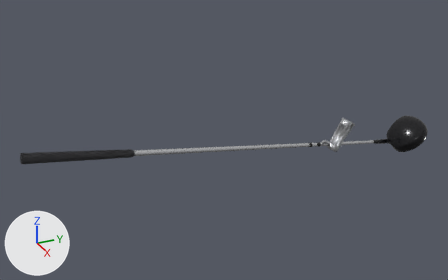
A saved change to the glTF model game/assets/golfer/free_golfer.glb.
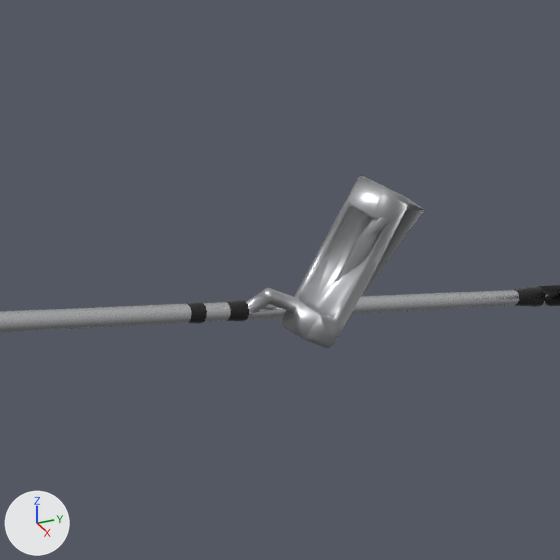
There are two pictures of each version: one whole from a 50 mm camera at (0.89, 0.097, 1.687) aimed at (-0.532, 0.738, 0.975), one close up on the part from 61% to 85% of the width and 30% to 69% of the height. Every picture has the same lights, and +X, +Y and +Z are marked at lower left. The first two pictures are the older version. Vertices at exactly the same position are counted once.

Objects in the first close-up: 'Driver_head', 'Driver_shaft', 'Iron_head', 'Putter_head'.
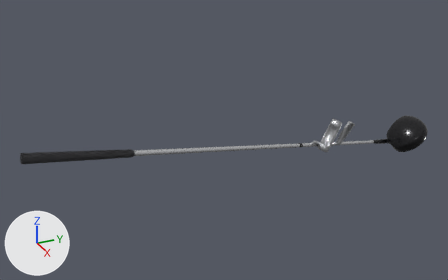
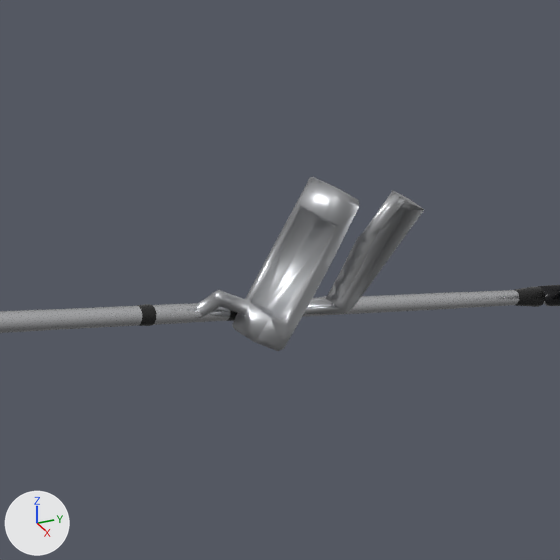
Where the change shows, as pixel boxes [x1, y1, x2, y2] in the close-ups (560 x 560 px):
'Putter_head', moved
    before: [185, 176, 408, 348]
    after: [137, 177, 359, 351]

Patch to the scene script:
```diff
--- a/game/assets/golfer/free_golfer.glb.py
+++ b/game/assets/golfer/free_golfer.glb.py
@@ me_putter_head @@
 # used by ob_putter_head; location = (0.0, 0.0, 0.0)
-me_putter_head.from_pydata(...)  # 452 vertices, 895 faces; spans x -0.5336..-0.4937, y 0.9992..1.1359, z 0.8852..0.9821
+me_putter_head.from_pydata(...)  # 452 vertices, 895 faces; spans x -0.5328..-0.4929, y 0.9646..1.1013, z 0.8906..0.9875
+# me_putter_head part 1: the whole mesh is moved by (0.0008, -0.0346, 0.0054)
 me_putter_head.materials.append(mat_putterhead)
```
